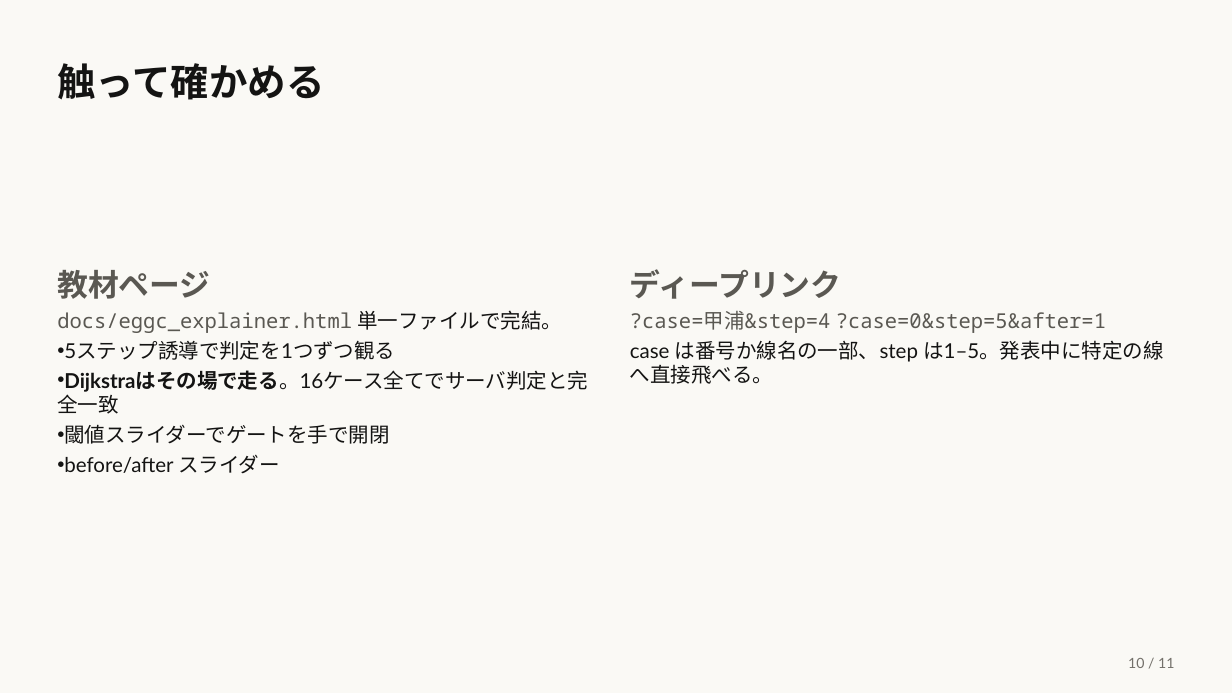
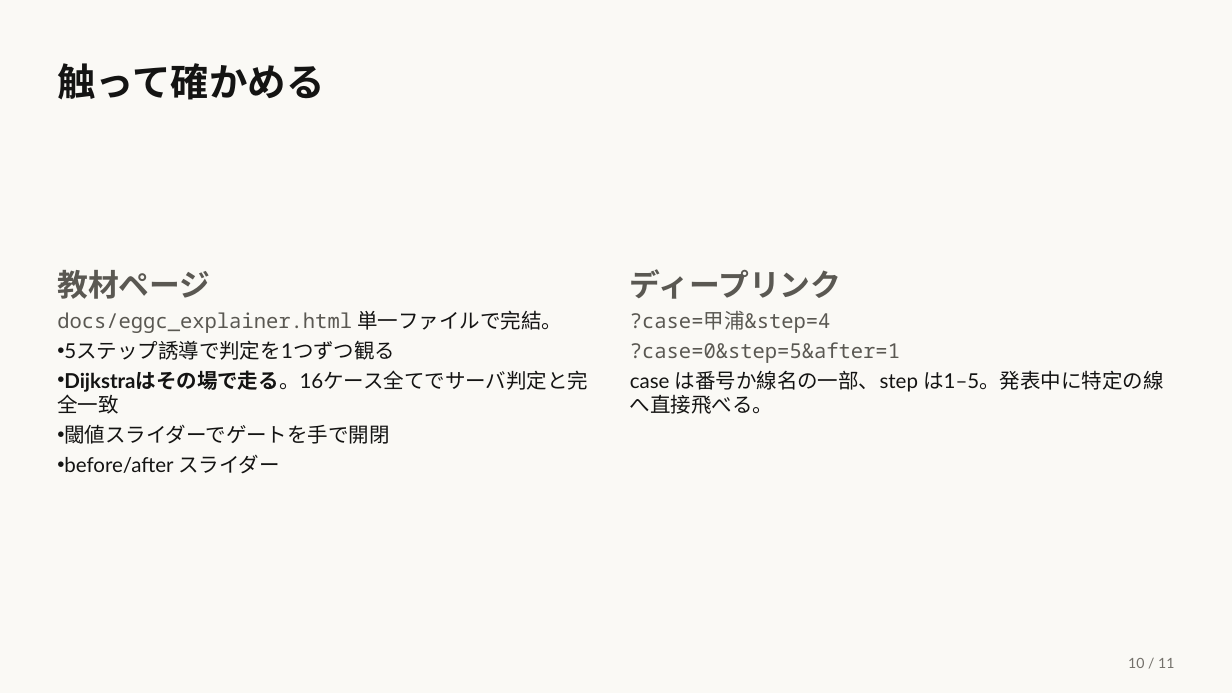
Before and after one commit to lutelute/All-Japan-Grid, a slide deck: slide 10 of docs/slides/EGGC_2026-08-17.pptx. Drawn at 1232x693 pixels with LibreOffice and Linux fonts; fonts in the diff are those of the drawing. Boxes give left, top, right and bottom in pixels: in the first picture for what was removed or moved away, otherwise in the second. Text is boxed around its words. In the diff, an @@ line names an element or a change of style, - is before the commit and + after.

```diff
--- a/docs/slides/EGGC_2026-08-17.pptx
+++ b/docs/slides/EGGC_2026-08-17.pptx
@@ text at (x1=630, y1=311, x2=900, y2=363): text changed @@
-?case=甲浦&step=4 ?case=0&step=5&after=1
+?case=甲浦&step=4
+?case=0&step=5&after=1
```
Also in this commit, not shown: 2 other files.
